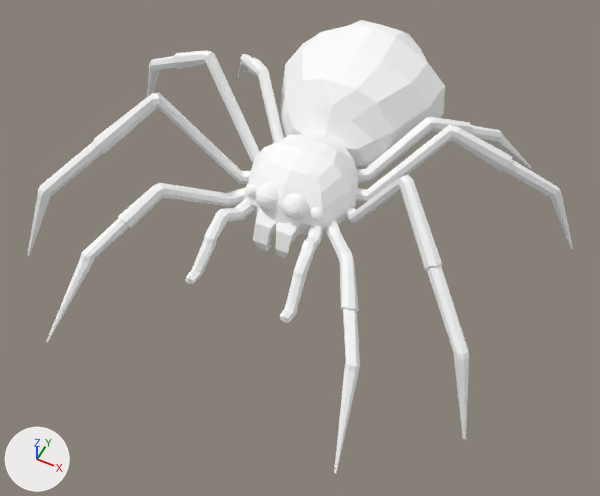
The glTF model frontend/assets/models3d/packs/quaternius-fbx/spider.glb, before and after one commit.
One viewpoint serves both versions: a 50 mm lens placed at (2.79, -5.64, 6.71), pointed at (0.26, -0.58, 0.38). Every picture has the same lights, and +X, +Y and +Z are marked at lower left. The first picture is the older version. Where no turn or scale is listed for an object, it has been applied to the vertices.
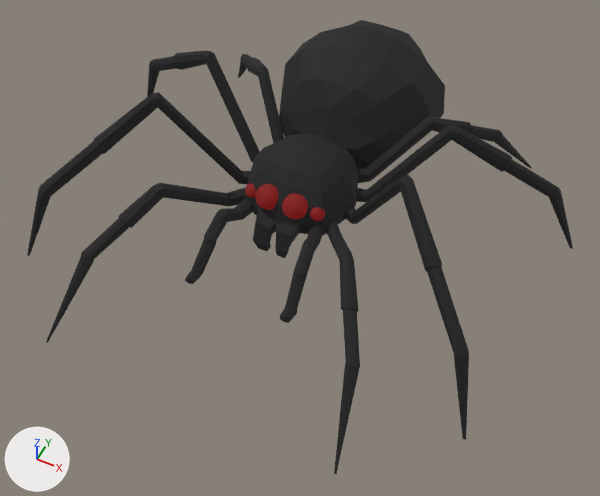
Boxes (x1, y1, x2, y2) around the edits, measured in the pictures (600 x 496 px):
'Cube', recoloured, surface changed (white to black)
    both: (27, 20, 573, 474)

The change, as a diff of the scene's bpy script:
```diff
--- a/frontend/assets/models3d/packs/quaternius-fbx/spider.glb.py
+++ b/frontend/assets/models3d/packs/quaternius-fbx/spider.glb.py
@@ mat_material_0 @@
 mat_material_0 = principled_material('Material_0')
-mat_material_0.base_color = (1.0, 1.0, 1.0)  # white #ffffff
+mat_material_0.base_color = (0.00414, 0.00414, 0.00414)  # black #0d0d0d
 mat_material_0.roughness = 0.85
@@ mat_material_1 @@
 mat_material_1 = principled_material('Material_1')
-mat_material_1.base_color = (1.0, 1.0, 1.0)  # white #ffffff
+mat_material_1.base_color = (0.111, 0.00191, 0.00191)  # dark red #5e0606
 mat_material_1.roughness = 0.85
+mat_material_1.emission_strength = 1.0
```
